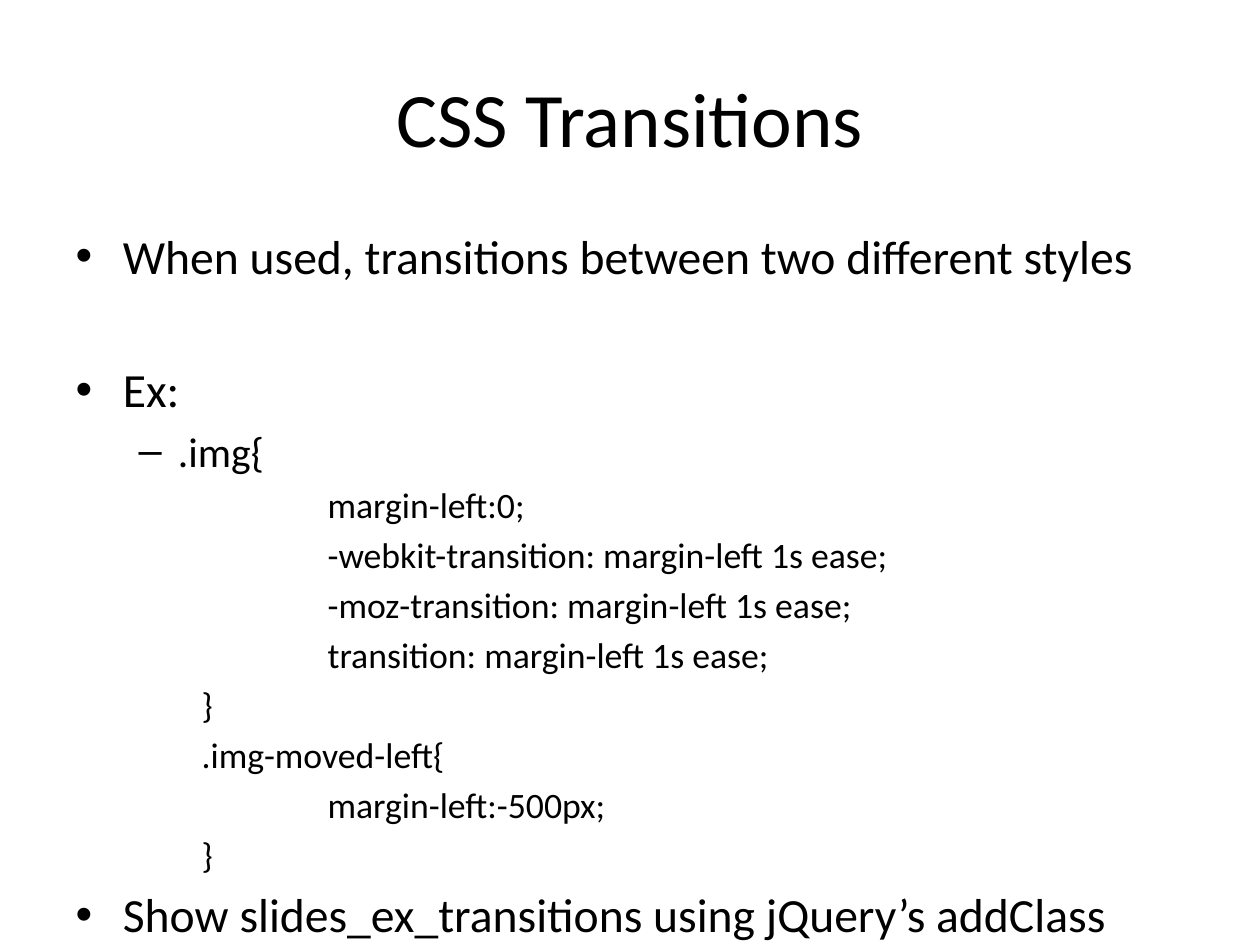
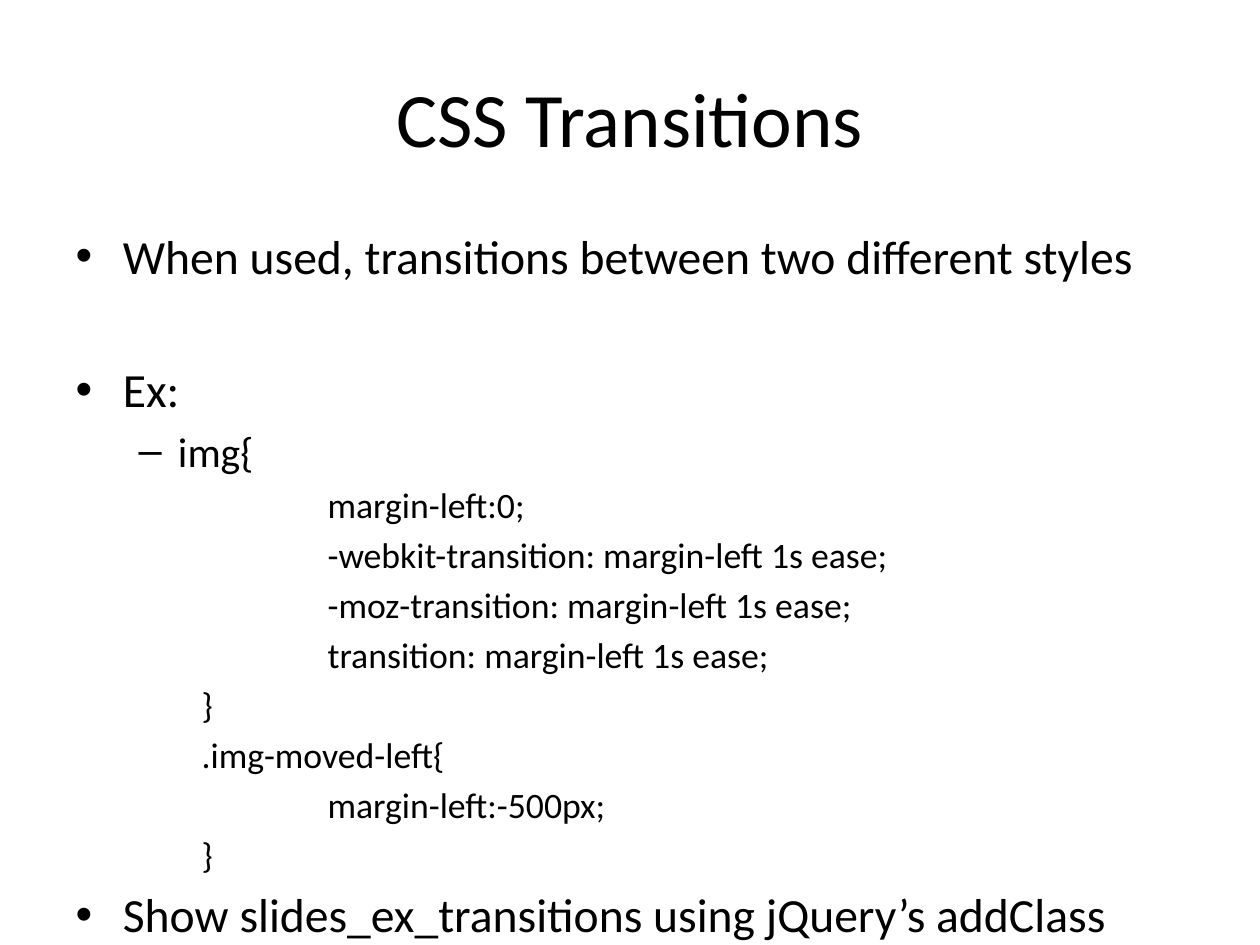
Before and after one commit to HaloZero/FEWD_Curriculum_24, a slide deck: slide 4 of Week_09_Instructor_Choice/18_/slides/Animation.pptx. Drawn at 1260x945 pixels with LibreOffice and Linux fonts; fonts in the diff are those of the drawing. Boxes give left, top, right and bottom in pixels: in the first picture for what was removed or moved away, otherwise in the second. Text is boxed around its words. In the diff, an @@ line names an element or a change of style, - is before the commit and + after.

```diff
--- a/Week_09_Instructor_Choice/18_/slides/Animation.pptx
+++ b/Week_09_Instructor_Choice/18_/slides/Animation.pptx
@@ text at (178,437,253,474): text changed @@
-  – .img{
+  – img{
```
Also in this commit, not shown: 2 other slides changed, 8 other files.
